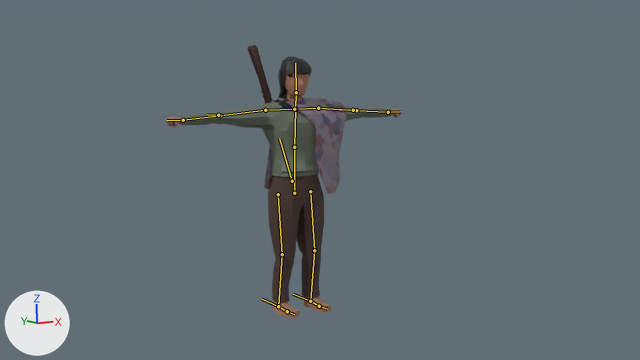
What one commit did to the Blender file BlendFiles/172 character.blend.
The view is the same before and after, from the file's camera 'Camera'. Arrows for +X, +Y and +Z are at lower left; the lights stay in place. The bones that bend it are drawn over the model as lines.

Objects in the first picture: 'character.001', 'hair.001', 'sash.001', 'staff.001'.
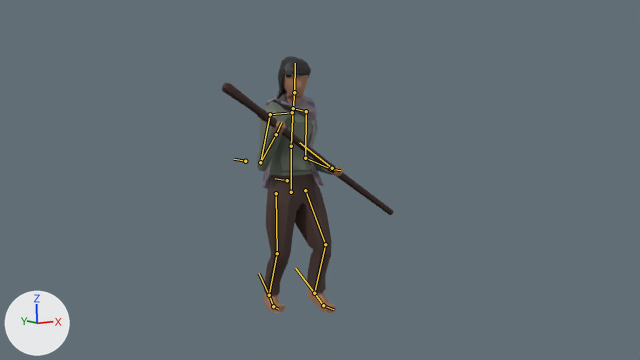
The newer file adds an action. The first version stands in its rest pose; the second is drawn at frame 1 of the action 'staffWalk'.

Changed parts and their boxes [x1, y1, x2, y2] in the pictures (640 x 360 px):
'character.001', posed (63% narrower)
    before: [166, 67, 401, 318]
    after: [257, 66, 343, 313]
'sash.001', posed (25% narrower)
    before: [264, 97, 347, 194]
    after: [262, 95, 324, 189]
'staff.001', posed
    before: [248, 45, 273, 104]
    after: [222, 83, 393, 215]
'hair.001', posed (7% taller)
    before: [273, 56, 312, 111]
    after: [273, 56, 311, 115]
bone 'core', root to tip
    before: (294, 193) to (294, 147)
    after: (291, 192) to (291, 146)
bone 'torso', root to tip
    before: (294, 147) to (295, 109)
    after: (291, 146) to (293, 108)
bone 'shoulder.L', root to tip
    before: (295, 109) to (318, 108)
    after: (293, 108) to (306, 111)
bone 'hand.L', root to tip
    before: (388, 112) to (400, 111)
    after: (331, 169) to (340, 170)
bone 'neck', root to tip
    before: (295, 109) to (296, 92)
    after: (293, 108) to (294, 92)
bone 'head', root to tip
    before: (296, 92) to (295, 63)
    after: (294, 92) to (295, 63)
bone 'shoulder.R', root to tip
    before: (294, 109) to (265, 110)
    after: (292, 112) to (270, 114)
bone 'hand.R', root to tip
    before: (183, 120) to (167, 120)
    after: (276, 134) to (281, 122)
bone 'core.001', root to tip
    before: (292, 181) to (279, 138)
    after: (332, 168) to (299, 142)
bone 'footIK.L', root to tip
    before: (310, 301) to (293, 294)
    after: (314, 293) to (295, 268)
bone 'toe.L', root to tip
    before: (319, 306) to (327, 309)
    after: (323, 305) to (333, 309)
bone 'armPointer.L', root to tip
    before: (353, 110) to (339, 109)
    after: (287, 180) to (275, 178)
bone 'footIK.R', root to tip
    before: (278, 306) to (262, 299)
    after: (269, 295) to (259, 273)
bone 'toe.R', root to tip
    before: (287, 311) to (294, 314)
    after: (273, 306) to (278, 309)
bone 'armPointer.R', root to tip
    before: (218, 115) to (207, 114)
    after: (245, 161) to (234, 159)

The change in detail:
Bone 'core' (bone_core) moves from (0.0, 0.0, 0.0) to (-0.02, 0.01, -0.25).
Bone 'core' (bone_core) turns from (0, 0, 0) to (0, 8, 0) degrees about its own x, y and z.
Bone 'torso' (bone_torso) turns from (0, 0, 0) to (0, 8, -1) degrees about its own x, y and z.
Bone 'shoulder.L' (bone_shoulder_l) turns from (0, 0, 0) to (-9, 3, -8) degrees about its own x, y and z.
Bone 'hand.L' (bone_hand_l) turns from (0, 0, 0) to (20, 47, 3) degrees about its own x, y and z.
Bone 'neck' (bone_neck) turns from (0, 0, 0) to (10, -19, 2) degrees about its own x, y and z.
Bone 'head' (bone_head) turns from (0, 0, 0) to (-8, 0, 0) degrees about its own x, y and z.
Bone 'shoulder.R' (bone_shoulder_r) moves from (0.0, 0.0, 0.0) to (-0.16, 0.02, 0.0).
Bone 'shoulder.R' (bone_shoulder_r) turns from (0, 0, 0) to (11, -6, 1) degrees about its own x, y and z.
Bone 'hand.R' (bone_hand_r) turns from (0, 0, 0) to (0, 94, 0) degrees about its own x, y and z.
Bone 'core.001' (bone_core_001) moves from (0.0, 0.0, 0.0) to (0.77, 0.46, 2.48).
Bone 'core.001' (bone_core_001) turns from (0, 0, 0) to (-3, 7, 37) degrees about its own x, y and z.
Bone 'footIK.L' (bone_footik_l) moves from (0.0, 0.0, 0.0) to (0.08, -0.22, 0.4).
Bone 'footIK.L' (bone_footik_l) turns from (0, 0, 0) to (35, 0, 11) degrees about its own x, y and z.
Bone 'toe.L' (bone_toe_l) turns from (0, 0, 0) to (-29, 0, 0) degrees about its own x, y and z.
Bone 'armIK.L' (bone_armik_l) moves from (0.0, 0.0, 0.0) to (2.45, -0.9, -3.46).
Bone 'armPointer.L' (bone_armpointer_l) moves from (0.0, 0.0, 0.0) to (-2.27, 2.04, -3.13).
Bone 'footIK.R' (bone_footik_r) moves from (0.0, 0.0, 0.0) to (0.08, 1.02, 0.28).
Bone 'footIK.R' (bone_footik_r) turns from (0, 0, 0) to (25, 0, -10) degrees about its own x, y and z.
Bone 'toe.R' (bone_toe_r) turns from (0, 0, 0) to (-28, 0, 0) degrees about its own x, y and z.
Bone 'armIK.R' (bone_armik_r) moves from (0.0, 0.0, 0.0) to (-0.85, -1.3, -3.37).
Bone 'armPointer.R' (bone_armpointer_r) moves from (0.0, 0.0, 0.0) to (1.35, 0.4, -1.96).
